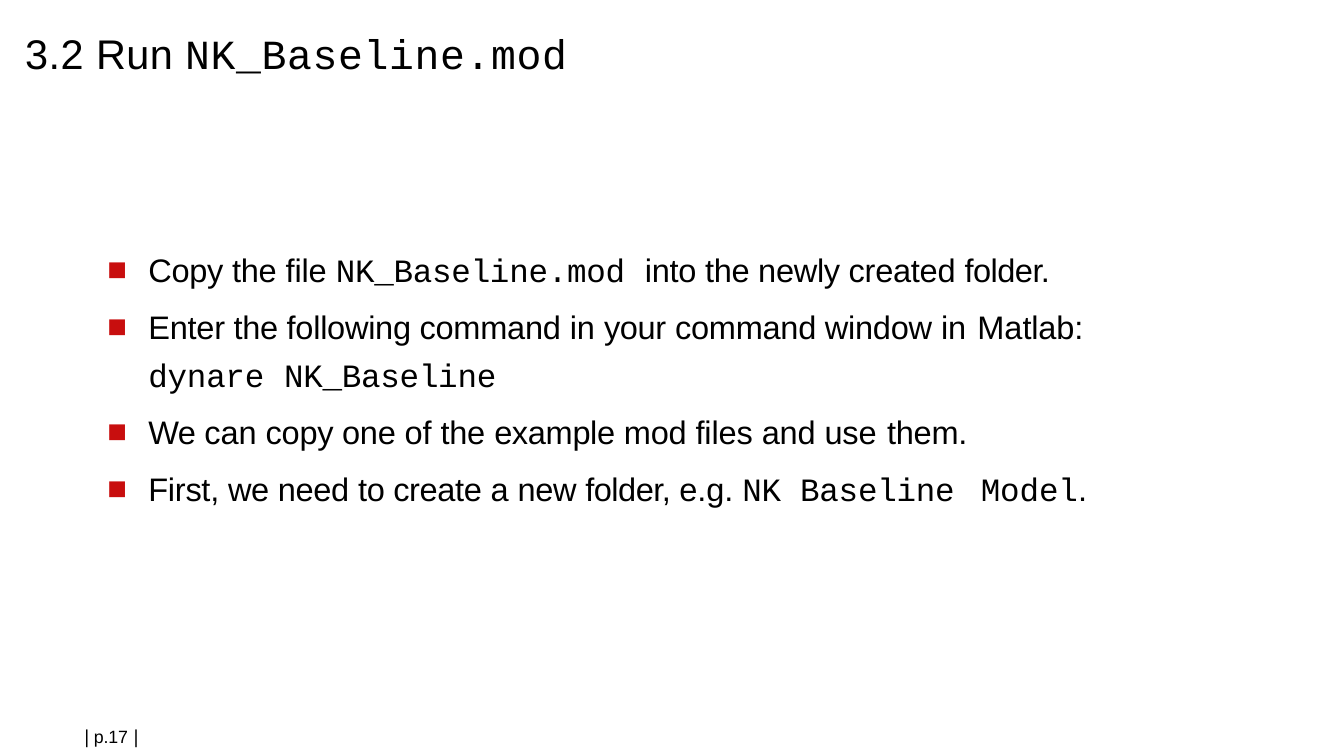
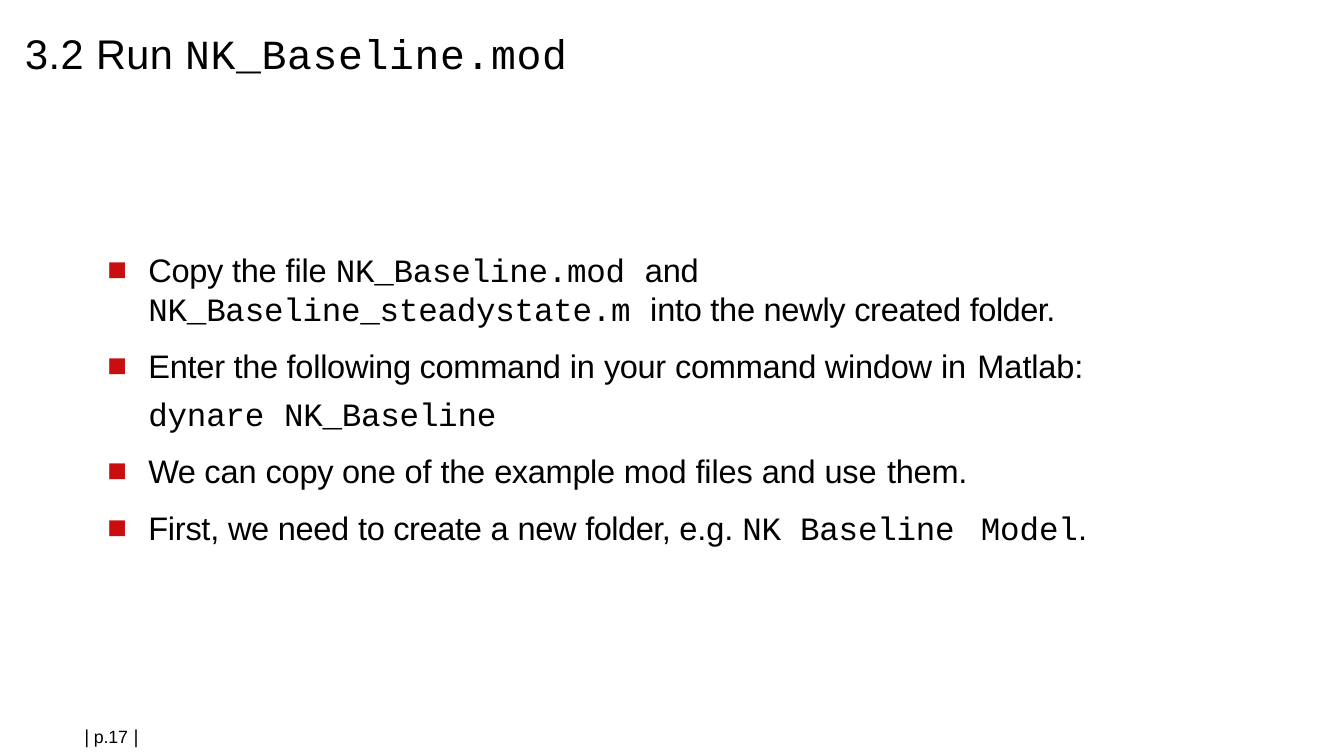
Before and after one commit to schultkr/DGE-CRED, a slide deck: slide 22 of Practice Sessions/Session 1/DGE_CRED_Training_Installation_Dynare.pptx. Drawn at 1344x756 pixels with LibreOffice and Linux fonts; fonts in the diff are those of the drawing; background and template pictures are left out. Boxes give left, top, right and bottom in pixels: in the first picture for what was removed or moved away, otherwise in the second. Text is boxed around its words. In the diff, an @@ line names an element or a change of style, - is before the commit and + after.

```diff
--- a/Practice Sessions/Session 1/DGE_CRED_Training_Installation_Dynare.pptx
+++ b/Practice Sessions/Session 1/DGE_CRED_Training_Installation_Dynare.pptx
@@ text at box(148, 258, 1055, 328): text changed @@
-■ Copy the file NK_Baseline.mod into the newly created folder.
+■ Copy the file NK_Baseline.mod and NK_Baseline_steadystate.m into the newly created folder.
```
Also in this commit, not shown: 1 other file.
